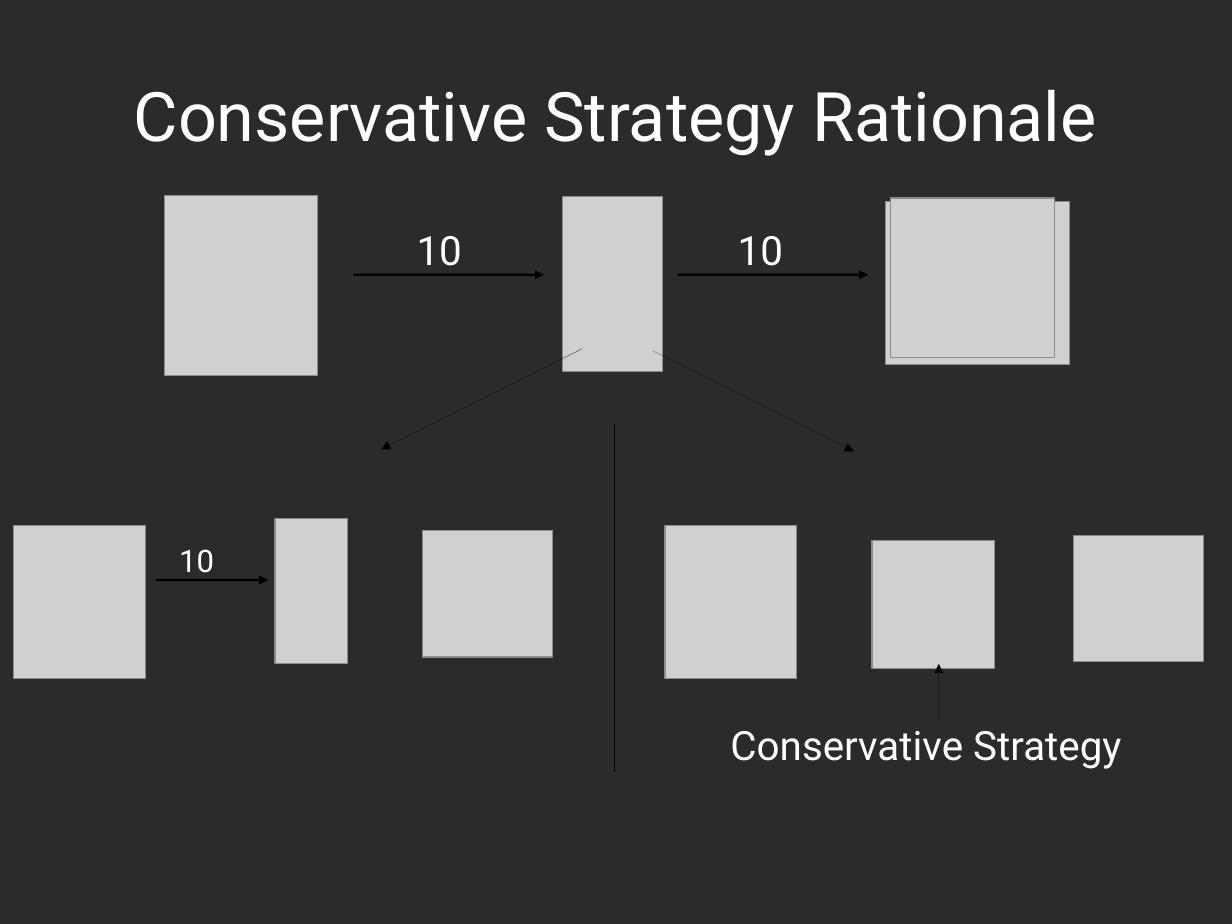
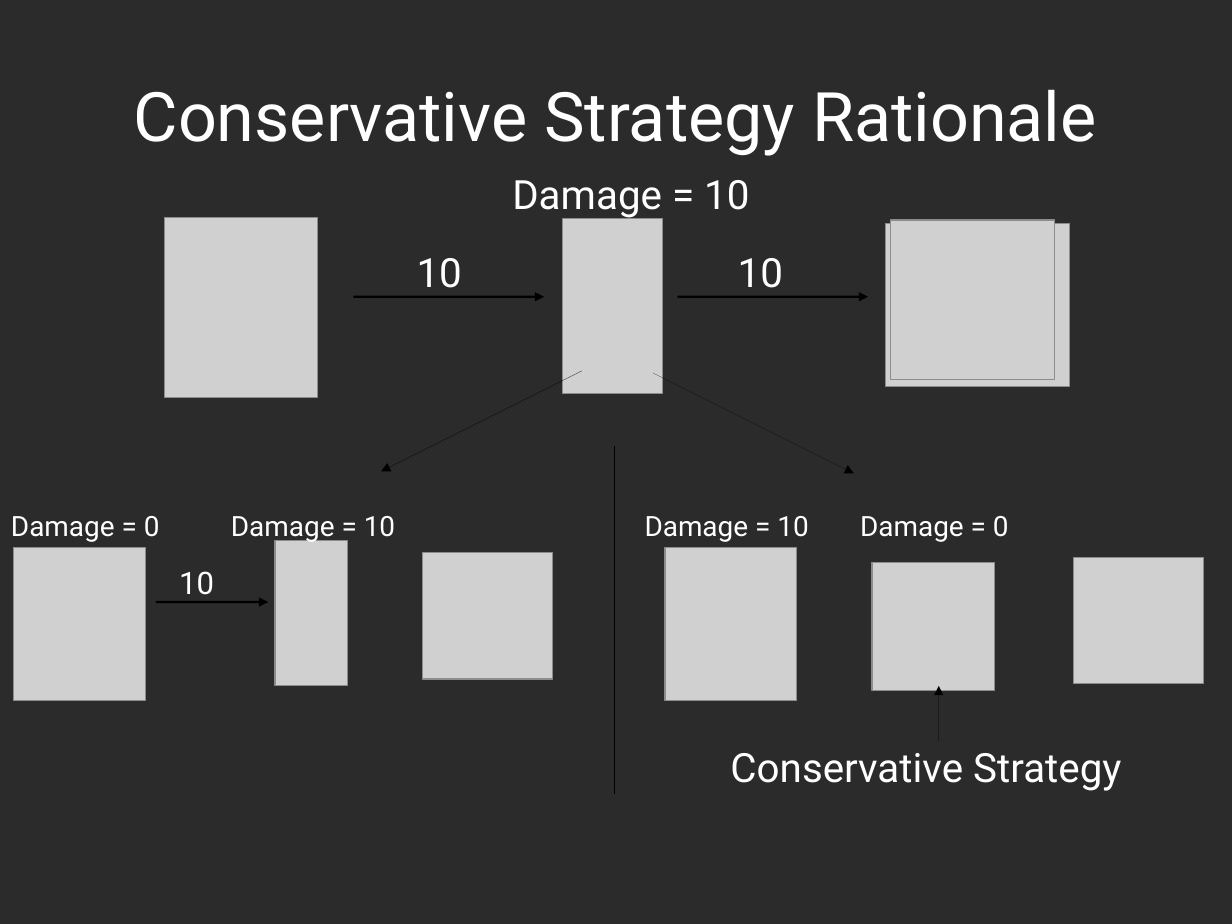
Before and after one commit to decrypto-org/TrustIsRisk, a slide deck: slide 17 of presentations/AtheCrypt10-1-2017/AtheCrypt10-1-2017.odp (slide 15 before the commit). Drawn at 1232x924 pixels with LibreOffice and Linux fonts; fonts in the diff are those of the drawing; grey boxes stand for pictures; background and template pictures are left out; a plain dark background stands for a picture behind light text. Boxes give left, top, right and bottom in pixels: in the first picture for what was removed or moved away, otherwise in the second. Text is boxed around its words. In the diff, an @@ line names an element or a change of style, - is before the commit and + after.

```diff
--- a/presentations/AtheCrypt10-1-2017/AtheCrypt10-1-2017.odp
+++ b/presentations/AtheCrypt10-1-2017/AtheCrypt10-1-2017.odp
@@ text added at bbox=[512, 180, 749, 219], 26 pt, text #FFFFFF @@
+Damage = 10
@@ picture: place and size @@
-picture at bbox=[891, 198, 1055, 358]
+picture at bbox=[887, 224, 1070, 387]
@@ picture: place and size @@
-picture at bbox=[887, 201, 1070, 364]
+picture at bbox=[891, 220, 1055, 380]
@@ text added at bbox=[11, 516, 160, 542], 18 pt, text #FFFFFF @@
+Damage = 0
@@ text added at bbox=[231, 516, 395, 543], 18 pt, text #FFFFFF @@
+Damage = 10
@@ text added at bbox=[645, 516, 808, 542], 18 pt, text #FFFFFF @@
+Damage = 10
@@ text added at bbox=[860, 516, 1009, 542], 18 pt, text #FFFFFF @@
+Damage = 0
@@ 2 pictures, 1 arrow: place and size @@
-2 pictures, 1 arrow at bbox=[13, 525, 797, 679]
+2 pictures, 1 arrow at bbox=[13, 548, 797, 701]
@@ 6 pictures, 5 arrows, 4 texts, 1 line: place and size @@
-6 pictures, 5 arrows, 4 texts, 1 line at bbox=[164, 196, 1204, 771]
+6 pictures, 5 arrows, 4 texts, 1 line at bbox=[164, 218, 1204, 794]
```
Also in this commit, not shown: 8 other slides changed, 2 slides added, 3 other files.
